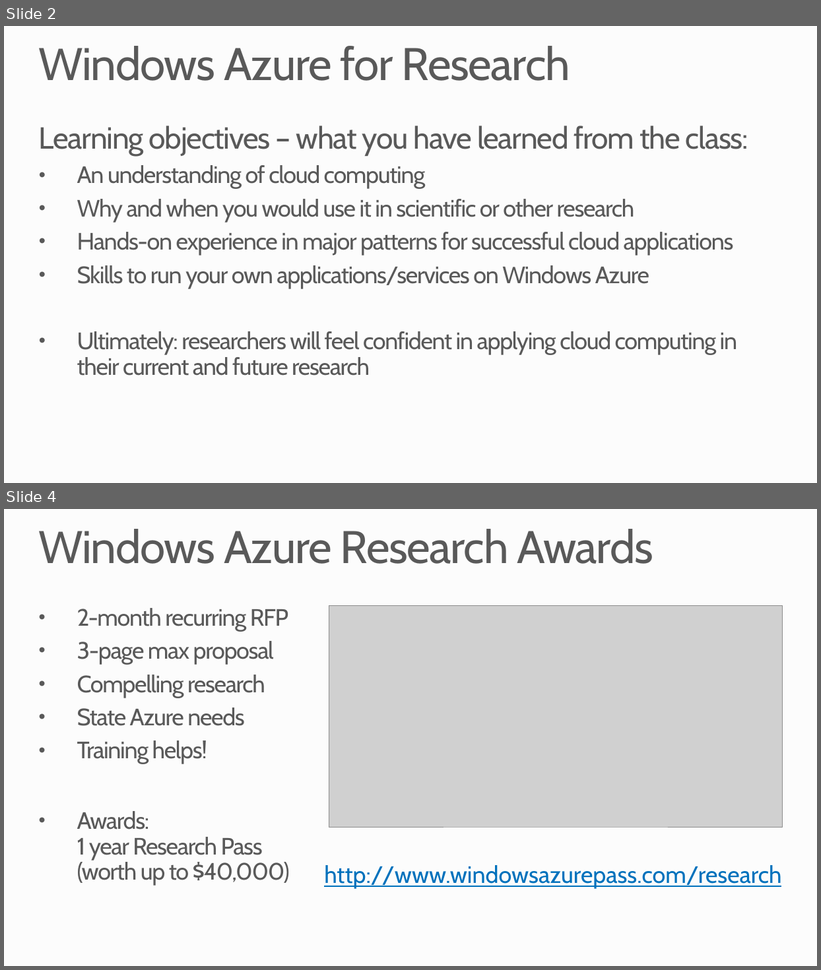
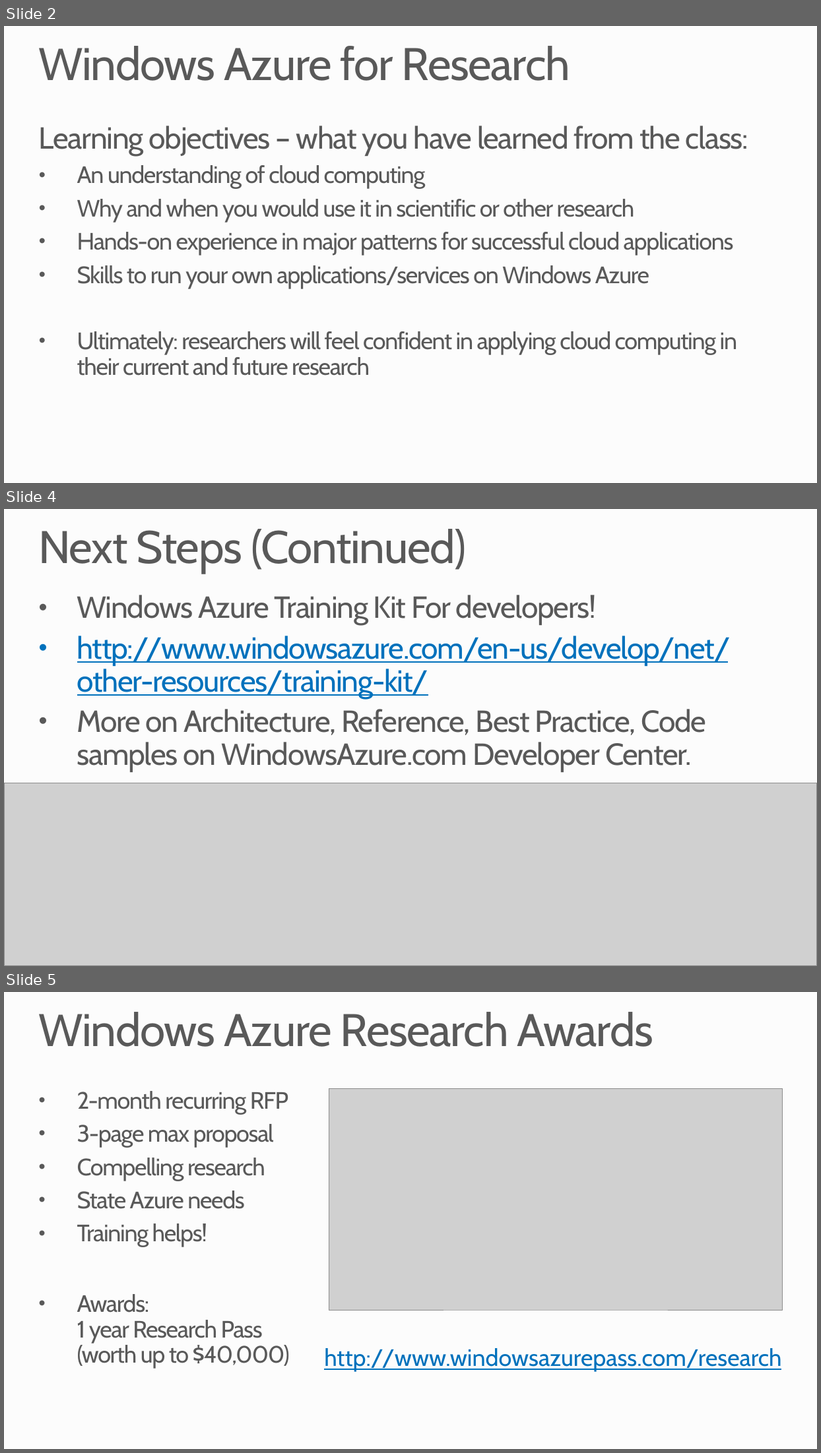
Before and after one commit to MSRConnections/Azure-training-course, a slide deck: Day 2/8. Day 2 WrapUp/Day 2 WrapUp.pptx. Shown one above the other, each under a label of ours: slides 2 and 4 before the commit, slides 2, 4 and 5 after it; the slides between them are not shown. The pictures are 821x970 and 821x1453 pixels, drawn with LibreOffice and Linux fonts; fonts in the diff are those of the drawing; grey boxes stand for pictures; background and template pictures are left out. Boxes give left, top, right and bottom in pixels: in the first picture for what was removed or moved away, otherwise in the second. Text is boxed around its words. In the diff, an @@ line names an element or a change of style, - is before the commit and + after.

Commit message:
pptx added link to training kit. and other references at the developer center.

```diff
--- a/Day 2/8. Day 2 WrapUp/Day 2 WrapUp.pptx
+++ b/Day 2/8. Day 2 WrapUp/Day 2 WrapUp.pptx
@@ slide 4 added at (4,509,817,966), background #FCFCFC @@
@@ title added at (38,529,467,574), 54 pt, text #595959 @@
+Next Steps (Continued)
@@ text added at (77,595,731,772), 36 pt, text #595959 @@
+• Windows Azure Training Kit For developers!
+• http://www.windowsazure.com/en-us/develop/net/other-resources/training-kit/
+• More on Architecture, Reference, Best Practice, Code samples on WindowsAzure.com Developer Center.
@@ picture added at (4,784,817,966) @@
@@ what was slide 4 is now slide 5 @@
```
